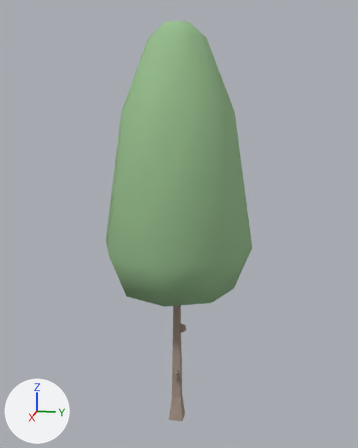
The glTF model web/public/models/tree-conifer-d.glb: old version first, new version second.
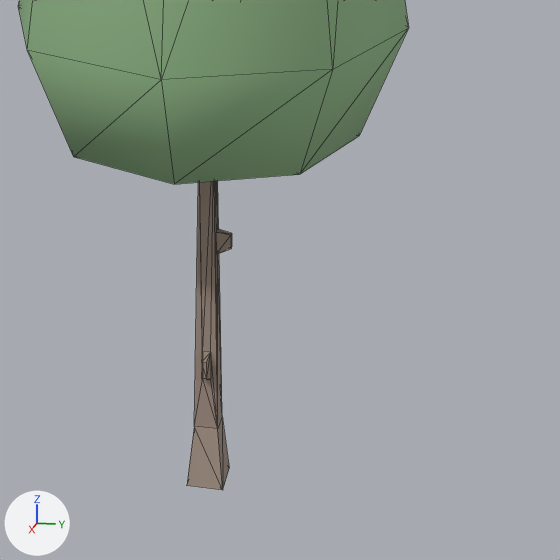
There are two pictures of each version: one whole from a 50 mm camera at (1.161, 0.238, 0.828) aimed at (-0.01, 0.003, 0.535), one close up on the part from 28% to 86% of the width and 53% to 100% of the height. Lighting does not change. The marker at lower left points along +X, +Y and +Z. The older version's two pictures come first. The close-ups show mesh edges as thin lines. Vertices at exactly the same position are counted once.

The first close-up shows 'tree-conifer-d'.
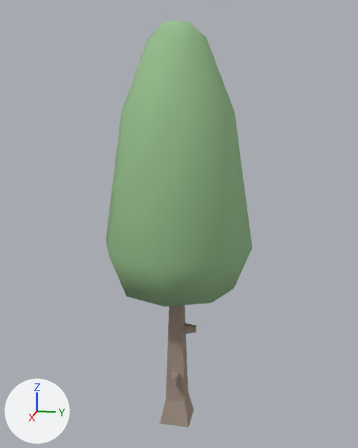
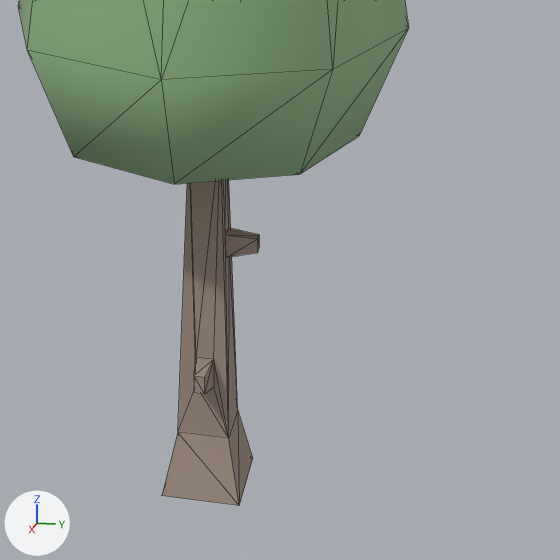
Pixel boxes (x1, y1, x2, y2) of what changed, in the close-ups (560 x 560 px; the box of a moved part takes in the faces that stretch with it):
'tree-conifer-d', reshaped
    before: (18, 0, 408, 490)
    after: (18, 0, 408, 506)
part 1 of me_tree_conifer_d, moved or reshaped
    before: (187, 352, 229, 490)
    after: (162, 358, 253, 506)
part 2 of me_tree_conifer_d, moved or reshaped
    before: (194, 181, 232, 428)
    after: (178, 180, 259, 438)

Patch to the scene script:
```diff
--- a/web/public/models/tree-conifer-d.glb.py
+++ b/web/public/models/tree-conifer-d.glb.py
@@ me_tree_conifer_d @@
 me_tree_conifer_d.from_pydata(...)  # 73 vertices, 140 faces; spans x -0.185..0.185, y -0.185..0.185, z 0.0..1.0
 # used by ob_tree_conifer_d; location = (0.0, 0.0, 0.0)
+# me_tree_conifer_d part 1: 16 of the vertices in x -0.018..0.023, y -0.018..0.018, z 0.0..0.147 are scaled about the mesh origin by (2.14, 2.14, 1)
+# me_tree_conifer_d part 2: 12 of the vertices in x -0.007..0.007, y -0.007..0.023, z 0.249..0.38 are scaled about the mesh origin by (2.14, 2.14, 1)
 me_tree_conifer_d.materials.append(mat_bark)
```
